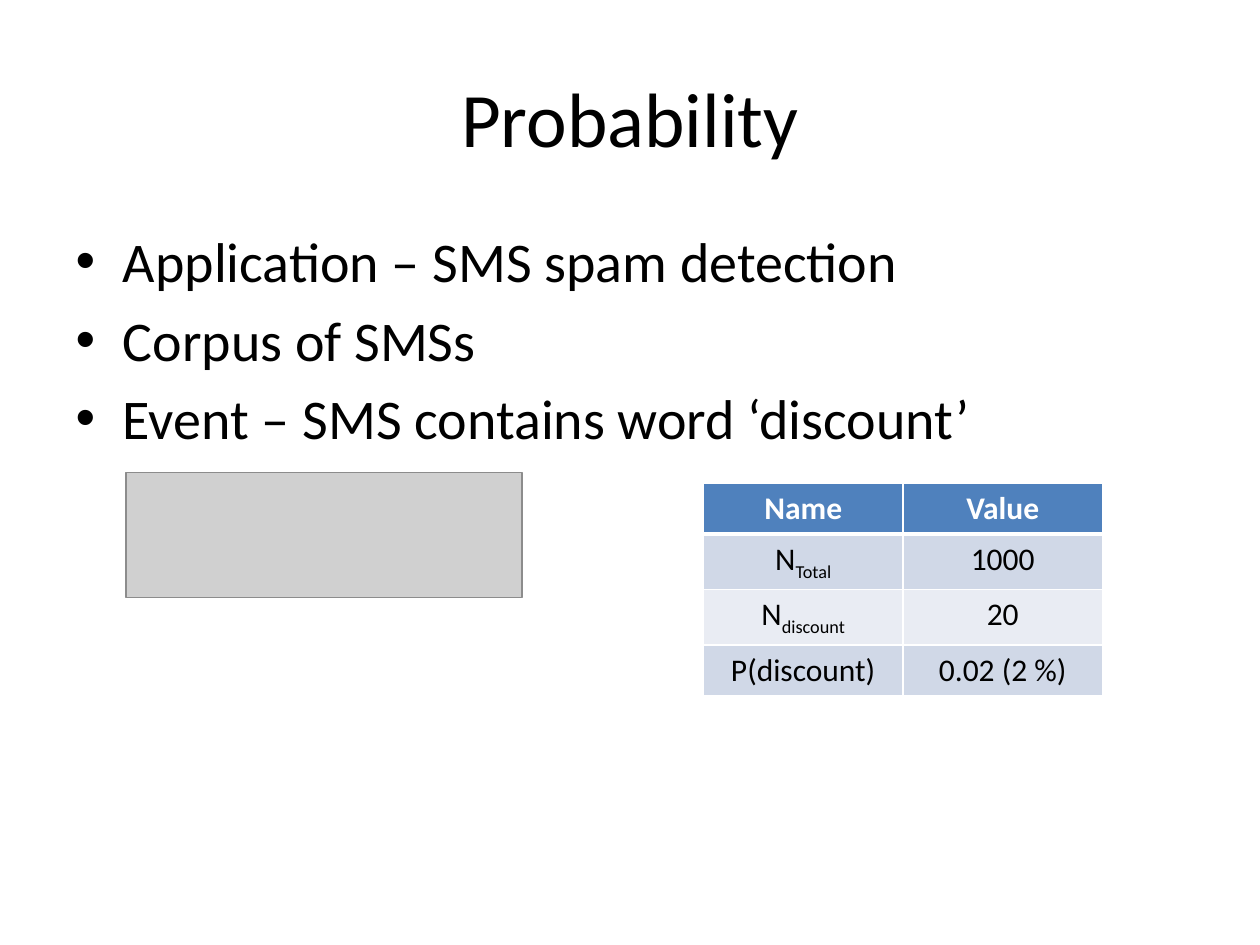
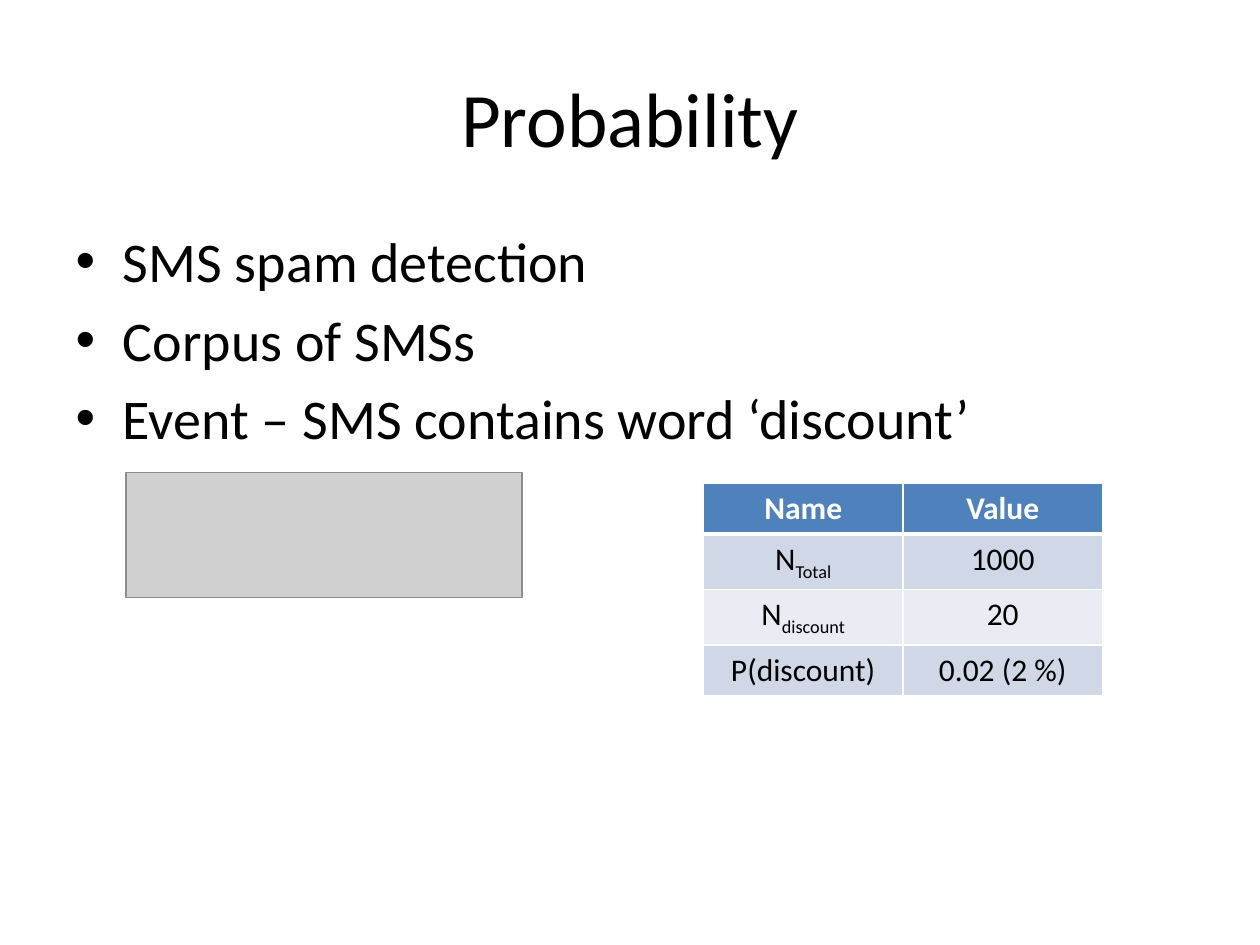
Before and after one commit to look4pritam/ArtificialIntelligence, a slide deck: slide 5 of MachineLearning/NaiveBayes/NaiveBayes.pptx. Drawn at 1260x945 pixels with LibreOffice and Linux fonts; fonts in the diff are those of the drawing; grey boxes stand for pictures. Boxes give left, top, right and bottom in pixels: in the first picture for what was removed or moved away, otherwise in the second. Text is boxed around its words. In the diff, an @@ line names an element or a change of style, - is before the commit and + after.

```diff
--- a/MachineLearning/NaiveBayes/NaiveBayes.pptx
+++ b/MachineLearning/NaiveBayes/NaiveBayes.pptx
@@ text at (123, 243, 587, 291): text changed @@
-• Application – SMS spam detection
+• SMS spam detection
```
Also in this commit, not shown: 1 other slide changed.
